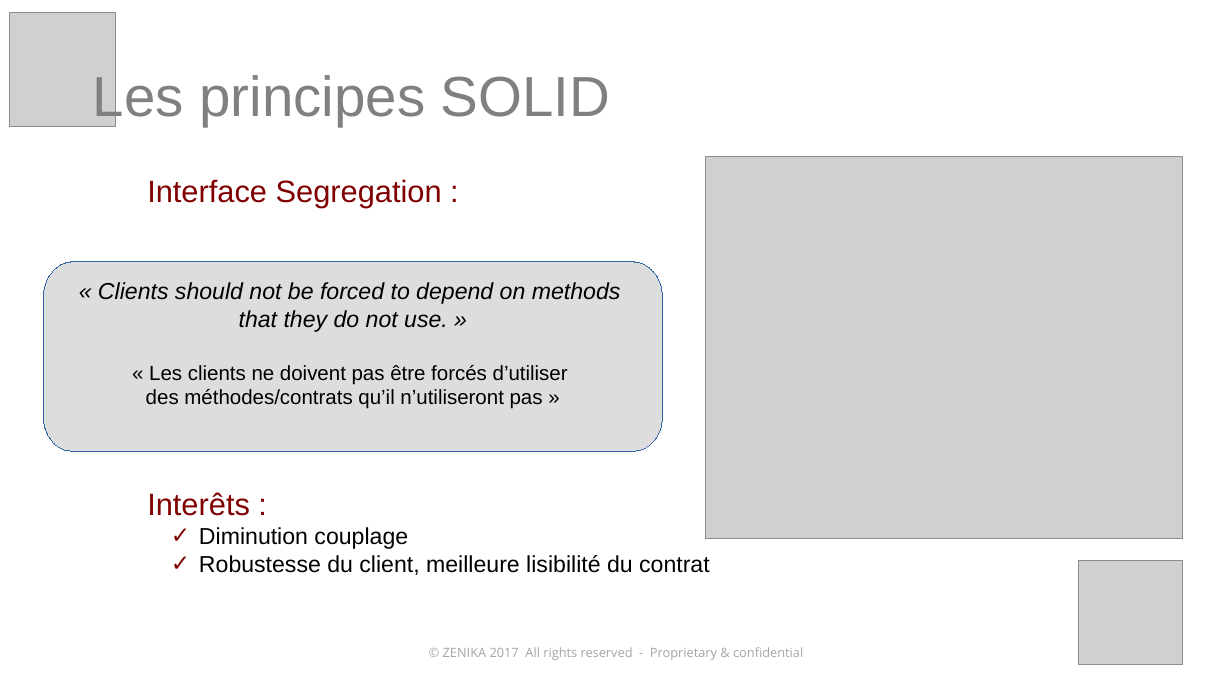
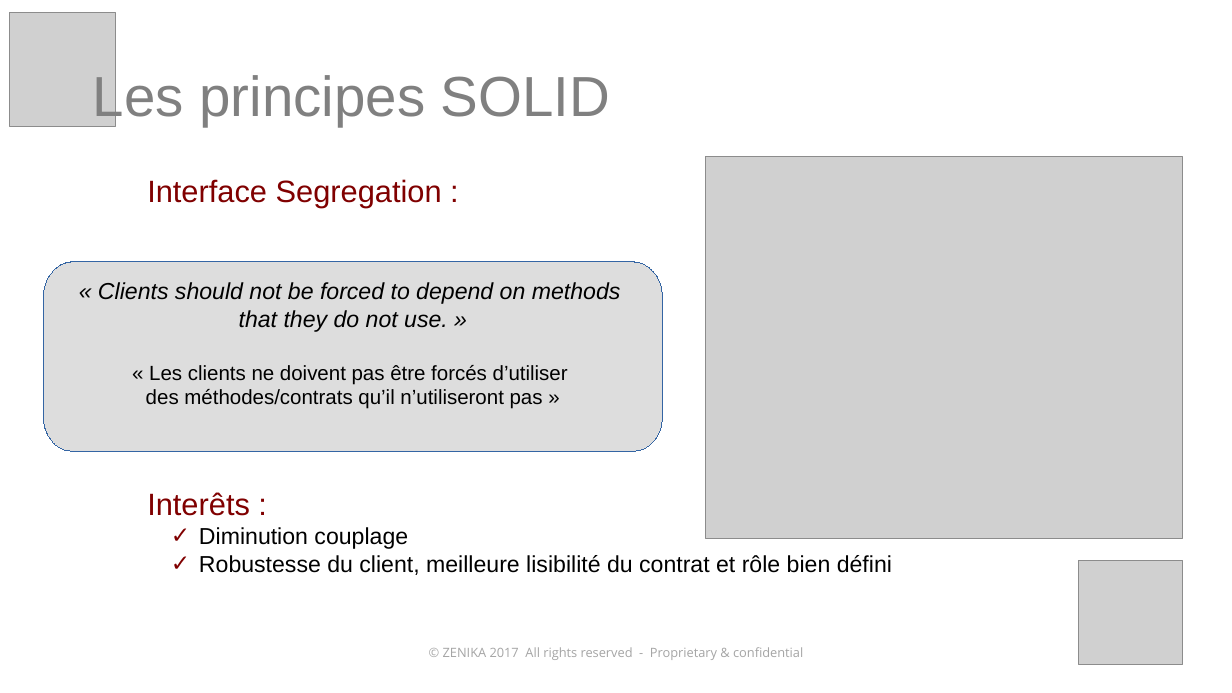
Before and after one commit to kronann/solid-dinosaur, a slide deck: slide 11 of solid-workshop.pptx (slide 9 before the commit). Drawn at 1232x693 pixels with LibreOffice and Linux fonts; fonts in the diff are those of the drawing; grey boxes stand for pictures. Boxes give left, top, right and bottom in pixels: in the first picture for what was removed or moved away, otherwise in the second. Text is boxed around its words. In the diff, an @@ line names an element or a change of style, - is before the commit and + after.

```diff
--- a/solid-workshop.pptx
+++ b/solid-workshop.pptx
@@ text at (x1=199, y1=555, x2=892, y2=575): text changed @@
-✓ Robustesse du client, meilleure lisibilité du contrat
+✓ Robustesse du client, meilleure lisibilité du contrat et rôle bien défini
```
Also in this commit, not shown: 3 other slides changed, 2 slides added, 1 other file.
